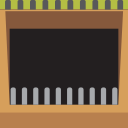
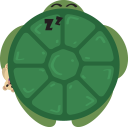
Revision of a layered 128x128 image; what changed, layer by layer:
hid "Calque 67" over [0, 0, 128, 128]
added layer "Calque 74" above "Calque 73" over [0, 0, 128, 127]
